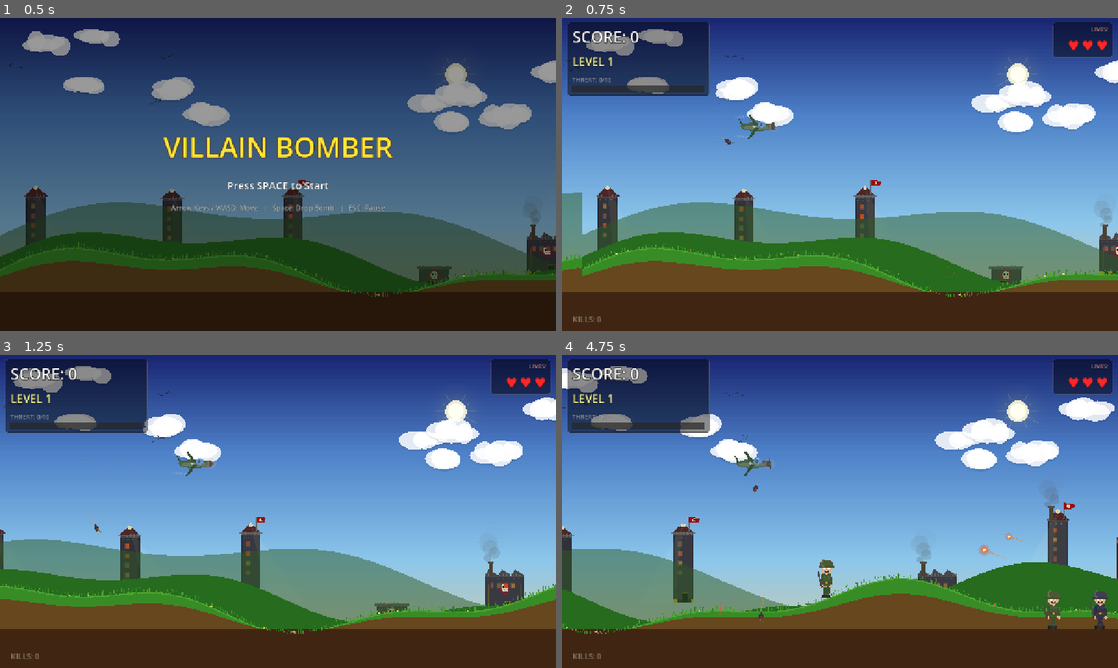
Above: before the commit, frames 1-4 (two rows, left to right).
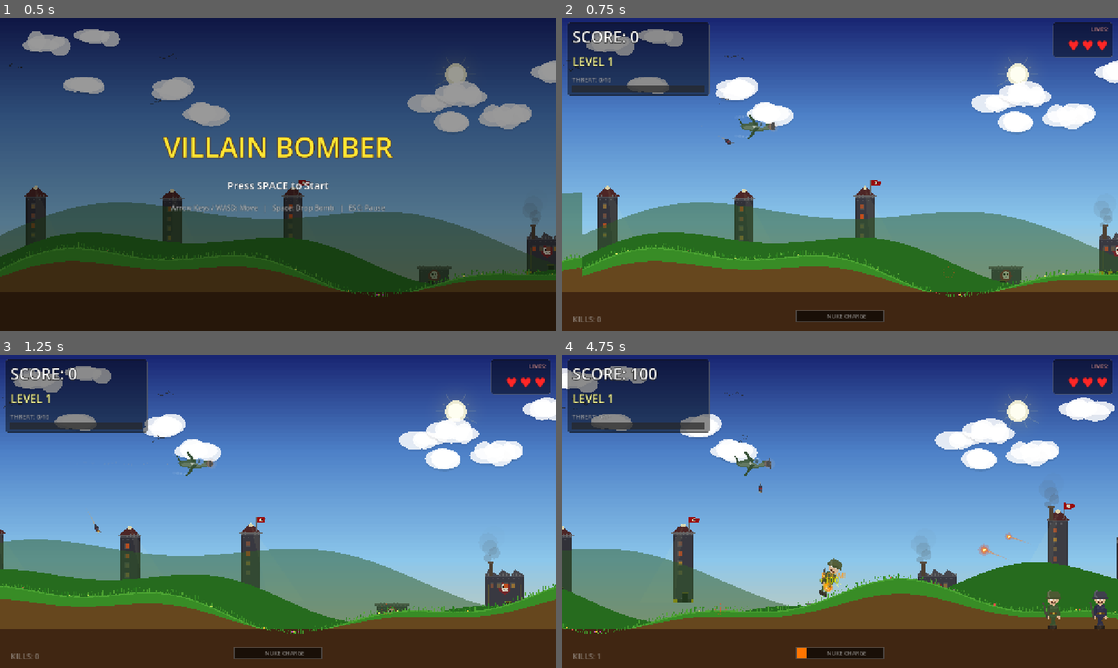
Above: after the commit, the same moments.

Repository: levarimoshe/villain-bomber
Game: Godot game, scene res://scenes/main/game.tscn
Same seed, same stepped clock (60 frames per second), same inputs: the game is played once before the commit and once after it.
Inputs:
- Up to frame 1 (0.5 s): no input
- Up to frame 2 (0.75 s): tap Space (drop_bomb) at 0.5 s; hold Right (move_right) from 0.53 s (still down); hold Space (drop_bomb) from 0.53 s (still down)
- Up to frame 3 (1.25 s): keep holding Right (move_right); keep holding Space (drop_bomb); tap Enter (ui_accept) at 0.77, 1.07 s
- Up to frame 4 (4.75 s): release Right (move_right) at 1.28 s; release Space (drop_bomb) at 1.28 s; hold Down (move_down) 1.28-2.03 s; tap Space (drop_bomb) at 1.35, 2.85, 4.35 s; tap Enter (ui_accept) at 1.52, 1.82, 3.02, 3.32, 3.77, 4.07, 4.52 s; hold Right (move_right) 2.03-2.78 s; hold Space (drop_bomb) 2.03-2.78 s; hold Up (move_up) 2.78-3.53 s; hold Space (drop_bomb) 3.53-4.28 s; hold Left (move_left) from 3.53 s (still down)

Frame 1 is identical in both runs. In frame 2, 0.6% of the frame differs, in the area x 42-58%, y 93-98%; in frame 3, 0.6%; in frame 4, 1.1%, in the area x 6-58%, y 4-98%.

Commit message:
Homing bombs, nuke charge meter, massive charged explosion
Homing bombs:
- All bombs gently steer toward the nearest villain below them
- Subtle guidance makes aiming easier and more satisfying
- Bombs curve toward targets within 400px range

Nuke charge system:
- Kill bar at bottom center fills with each kill (~8 kills to charge)
- Bar goes from orange to red as it fills
- When FULL: bar pulses with glowing nuke icon + "NUKE READY!"
- Hold RIGHT to fly fast, then press SPACE to drop the nuke
- Nuke bomb: 1.5x bigger, red glowing aura, radiation symbol
- Nuke explosion: 3x scale, 250px blast radius
- Kills everything in massive area (5-10 villains easily)
- Huge screen shake, massive fire on ground
- Meter resets after use — charge it up again

Co-Authored-By: Claude Opus 4.6 (1M context) <noreply@anthropic.com>

Diff:
--- a/autoloads/game_state.gd
+++ b/autoloads/game_state.gd
@@ -20,6 +20,13 @@
 var rapid_fire_timer: float = 0.0
 var has_mega_bomb: bool = false
 var mega_bomb_timer: float = 0.0
+
+# ---- Nuke charge ----
+var nuke_charge: float = 0.0  # 0.0 to 1.0
+var nuke_ready: bool = false
+const NUKE_CHARGE_PER_KILL: float = 0.12  # ~8 kills to fully charge
+const NUKE_BLAST_RADIUS: float = 250.0
+const NUKE_SCALE: float = 3.0
 
 # ---- Invulnerability ----
 var is_invulnerable: bool = false
@@ -88,6 +95,8 @@
 	total_bombs_dropped = 0
 	combo_count = 0
 	combo_timer = 0.0
+	nuke_charge = 0.0
+	nuke_ready = false
 	has_shield = false
 	has_rapid_fire = false
 	has_mega_bomb = false
@@ -117,6 +126,16 @@
 	Events.combo_updated.emit(combo_count, mult)
 	if mult >= 2:
 		SoundManager.play_combo()
+	# Charge the nuke meter
+	if not nuke_ready:
+		nuke_charge = minf(nuke_charge + NUKE_CHARGE_PER_KILL, 1.0)
+		if nuke_charge >= 1.0:
+			nuke_ready = true
+
+
+func use_nuke() -> void:
+	nuke_charge = 0.0
+	nuke_ready = false
 
 
 func get_combo_multiplier() -> int:
--- a/scenes/bomb/bomb.gd
+++ b/scenes/bomb/bomb.gd
@@ -1,11 +1,13 @@
 extends Area2D
 
 const GRAVITY: float = 420.0
+const HOMING_STRENGTH: float = 1.8
 
 var initial_velocity: Vector2 = Vector2.ZERO
 var current_velocity: Vector2 = Vector2.ZERO
 var trail_points: Array = []
-var speed_scale: float = 1.0  # Bigger = bigger explosion
+var speed_scale: float = 1.0
+var is_nuke: bool = false  # Super charged bomb
 
 
 func _ready() -> void:
@@ -17,12 +19,24 @@
 func _physics_process(delta: float) -> void:
 	if GameState.game_phase == &"paused":
 		return
+
 	current_velocity.y += GRAVITY * delta
+
+	# Homing — gently steer toward nearest villain
+	var nearest_villain: Node2D = _find_nearest_villain()
+	if nearest_villain and current_velocity.y > 0:
+		var to_villain: Vector2 = nearest_villain.global_position - global_position
+		var desired_dir: Vector2 = to_villain.normalized()
+		var current_dir: Vector2 = current_velocity.normalized()
+		var steer: Vector2 = (desired_dir - current_dir) * HOMING_STRENGTH
+		current_velocity += steer * current_velocity.length() * delta
+
 	position += current_velocity * delta
 	rotation = current_velocity.angle() + PI / 2.0
 
 	trail_points.append(Vector2(global_position.x, global_position.y))
-	if trail_points.size() > 12:
+	var max_trail: int = 12 if not is_nuke else 20
+	if trail_points.size() > max_trail:
 		trail_points.remove_at(0)
 
 	$BombVisual.queue_redraw()
@@ -31,11 +45,29 @@
 		queue_free()
 
 
+func _find_nearest_villain() -> Node2D:
+	var best: Node2D = null
+	var best_dist: float = 400.0  # Max homing range
+	for villain in get_tree().get_nodes_in_group(&"villains"):
+		if not is_instance_valid(villain):
+			continue
+		if villain.get("is_dying") == true:
+			continue
+		# Only home toward villains below and ahead
+		if villain.global_position.y < global_position.y:
+			continue
+		var dist: float = global_position.distance_to(villain.global_position)
+		if dist < best_dist:
+			best_dist = dist
+			best = villain
+	return best
+
+
 func _on_body_entered(body: Node2D) -> void:
 	if body.is_in_group(&"ground"):
+		GameState.set_meta(&"last_bomb_scale", speed_scale)
+		GameState.set_meta(&"last_bomb_nuke", is_nuke)
 		Events.bomb_hit_ground.emit(global_position)
-		# Store speed_scale on the game for the explosion to use
-		GameState.set_meta(&"last_bomb_scale", speed_scale)
 		queue_free()
 
 
@@ -43,4 +75,5 @@
 	if area.is_in_group(&"villains") and area.has_method("hit_by_bomb"):
 		area.hit_by_bomb()
 		GameState.set_meta(&"last_bomb_scale", speed_scale)
+		GameState.set_meta(&"last_bomb_nuke", is_nuke)
 		queue_free()
--- a/scenes/bomb/bomb_draw.gd
+++ b/scenes/bomb/bomb_draw.gd
@@ -8,55 +8,69 @@
 
 
 func _draw() -> void:
+	var is_nuke: bool = false
+	if parent_bomb:
+		is_nuke = parent_bomb.is_nuke
+
+	# === NUKE GLOW (pulsing aura around the bomb) ===
+	if is_nuke:
+		var pulse: float = 0.7 + 0.3 * sin(Time.get_ticks_msec() * 0.012)
+		_draw_ellipse(Vector2.ZERO, 18.0 * pulse, 18.0 * pulse, Color(1.0, 0.2, 0.0, 0.15))
+		_draw_ellipse(Vector2.ZERO, 12.0 * pulse, 12.0 * pulse, Color(1.0, 0.4, 0.0, 0.25))
+		_draw_ellipse(Vector2.ZERO, 7.0 * pulse, 7.0 * pulse, Color(1.0, 0.7, 0.1, 0.35))
+
 	# === TRAIL ===
 	if parent_bomb and parent_bomb.trail_points.size() > 1:
 		for i in range(parent_bomb.trail_points.size() - 1):
 			var from_world: Vector2 = parent_bomb.trail_points[i]
 			var to_world: Vector2 = parent_bomb.trail_points[i + 1]
-			# Convert to local space (undo rotation)
 			var from_local: Vector2 = (from_world - parent_bomb.global_position).rotated(-parent_bomb.rotation)
 			var to_local: Vector2 = (to_world - parent_bomb.global_position).rotated(-parent_bomb.rotation)
 			var t: float = float(i) / float(parent_bomb.trail_points.size())
 			var alpha: float = t * 0.5
 			var width: float = 1.0 + t * 2.0
-			draw_line(from_local, to_local, Color(1.0, 0.6, 0.1, alpha), width)
+			var trail_color := Color(1.0, 0.6, 0.1, alpha) if not is_nuke else Color(1.0, 0.2, 0.0, alpha * 1.3)
+			draw_line(from_local, to_local, trail_color, width * (1.5 if is_nuke else 1.0))
 
 	# === BOMB BODY ===
-	var body_color := Color(0.2, 0.2, 0.25)
+	var body_color := Color(0.2, 0.2, 0.25) if not is_nuke else Color(0.4, 0.12, 0.08)
+	var sc: float = 1.0 if not is_nuke else 1.5
 
-	# Main body
-	_draw_ellipse(Vector2.ZERO, 5.0, 7.0, body_color)
-
-	# Highlight
-	_draw_ellipse(Vector2(-1.5, -1), 2.0, 3.0, Color(0.5, 0.5, 0.55, 0.4))
+	_draw_ellipse(Vector2.ZERO, 5.0 * sc, 7.0 * sc, body_color)
+	_draw_ellipse(Vector2(-1.5 * sc, -1 * sc), 2.0 * sc, 3.0 * sc, Color(0.5, 0.5, 0.55, 0.4))
 
 	# Nose cone
 	draw_colored_polygon(PackedVector2Array([
-		Vector2(-3.5, 5), Vector2(3.5, 5), Vector2(0, 13)
+		Vector2(-3.5 * sc, 5 * sc), Vector2(3.5 * sc, 5 * sc), Vector2(0, 13 * sc)
 	]), body_color.lightened(0.05))
 
 	# Tail fins
 	draw_colored_polygon(PackedVector2Array([
-		Vector2(-2, -6), Vector2(0, -6), Vector2(-7, -13), Vector2(-4, -7)
+		Vector2(-2 * sc, -6 * sc), Vector2(0, -6 * sc), Vector2(-7 * sc, -13 * sc), Vector2(-4 * sc, -7 * sc)
 	]), Color(0.35, 0.35, 0.38))
 	draw_colored_polygon(PackedVector2Array([
-		Vector2(0, -6), Vector2(2, -6), Vector2(7, -13), Vector2(4, -7)
+		Vector2(0, -6 * sc), Vector2(2 * sc, -6 * sc), Vector2(7 * sc, -13 * sc), Vector2(4 * sc, -7 * sc)
 	]), Color(0.35, 0.35, 0.38))
-	# Center fin
 	draw_colored_polygon(PackedVector2Array([
-		Vector2(-1, -6), Vector2(1, -6), Vector2(0, -11)
+		Vector2(-1 * sc, -6 * sc), Vector2(1 * sc, -6 * sc), Vector2(0, -11 * sc)
 	]), Color(0.3, 0.3, 0.35))
 
-	# Fuse spark with flicker
-	var spark_pos := Vector2(0, -7)
+	# Fuse spark
+	var spark_pos := Vector2(0, -7 * sc)
 	var flicker: float = 0.5 + 0.5 * sin(Time.get_ticks_msec() * 0.03)
-	# Glow
-	_draw_ellipse(spark_pos, 4.0, 4.0, Color(1.0, 0.5, 0.0, flicker * 0.3))
-	_draw_ellipse(spark_pos, 2.5, 2.5, Color(1.0, 0.7, 0.1, flicker * 0.6))
-	_draw_ellipse(spark_pos, 1.2, 1.2, Color(1.0, 1.0, 0.5, flicker))
+	_draw_ellipse(spark_pos, 4.0 * sc, 4.0 * sc, Color(1.0, 0.5, 0.0, flicker * 0.3))
+	_draw_ellipse(spark_pos, 2.5 * sc, 2.5 * sc, Color(1.0, 0.7, 0.1, flicker * 0.6))
+	_draw_ellipse(spark_pos, 1.2 * sc, 1.2 * sc, Color(1.0, 1.0, 0.5, flicker))
 
-	# Red stripe on body
-	draw_line(Vector2(-4, 1), Vector2(4, 1), Color(0.7, 0.1, 0.1, 0.6), 1.5)
+	# Stripe
+	var stripe_color := Color(0.7, 0.1, 0.1, 0.6) if not is_nuke else Color(1.0, 0.8, 0.0, 0.8)
+	draw_line(Vector2(-4 * sc, 1 * sc), Vector2(4 * sc, 1 * sc), stripe_color, 1.5 * sc)
+
+	# Nuke symbol on body
+	if is_nuke:
+		# Radiation symbol (simplified)
+		draw_line(Vector2(-3, -2), Vector2(3, -2), Color(1, 0.9, 0, 0.8), 1.5)
+		draw_line(Vector2(0, -4), Vector2(0, 0), Color(1, 0.9, 0, 0.8), 1.5)
 
 
 func _draw_ellipse(center: Vector2, rx: float, ry: float, color: Color) -> void:
--- a/scenes/main/game.gd
+++ b/scenes/main/game.gd
@@ -188,11 +188,16 @@
 	var bomb_scale: float = 1.0
 	if GameState.has_meta(&"last_bomb_scale"):
 		bomb_scale = GameState.get_meta(&"last_bomb_scale")
+	var was_nuke: bool = false
+	if GameState.has_meta(&"last_bomb_nuke"):
+		was_nuke = GameState.get_meta(&"last_bomb_nuke")
 
 	_spawn_explosion(pos, bomb_scale)
 
-	# Blast radius scales with speed AND mega bomb
+	# Nuke gets massive radius, otherwise normal scaling
 	var base_radius: float = 65.0 if not GameState.has_mega_bomb else 130.0
+	if was_nuke:
+		base_radius = GameState.NUKE_BLAST_RADIUS
 	var blast_radius: float = base_radius * bomb_scale
 	for villain in villains_container.get_children():
 		if villain.has_method("hit_by_bomb") and not villain.is_dying:
--- a/scenes/player/player_plane.gd
+++ b/scenes/player/player_plane.gd
@@ -64,7 +64,12 @@
 	# Bomb input — respect rapid fire power-up
 	var cooldown_ready: bool = can_drop_bomb or GameState.has_rapid_fire
 	if Input.is_action_just_pressed(&"drop_bomb") and cooldown_ready:
-		_drop_bomb()
+		# Check if nuke is ready AND we're going fast
+		var going_fast: bool = velocity.x > 350.0
+		if GameState.nuke_ready and going_fast:
+			_drop_nuke()
+		else:
+			_drop_bomb()
 
 	# Calculate crosshair position (where bomb would land)
 	_update_crosshair()
@@ -108,6 +113,19 @@
 	SoundManager.play_bomb_drop()
 
 
+func _drop_nuke() -> void:
+	can_drop_bomb = false
+	bomb_cooldown.start()
+	GameState.use_nuke()
+	var bomb := BombScene.instantiate()
+	bomb.global_position = bomb_drop_point.global_position
+	bomb.initial_velocity = Vector2(velocity.x * 0.8, 30.0)
+	bomb.speed_scale = GameState.NUKE_SCALE
+	bomb.is_nuke = true
+	Events.bomb_dropped.emit(bomb)
+	SoundManager.play_bomb_drop()
+
+
 func _update_crosshair() -> void:
 	# Simulate bomb trajectory to find landing point
 	var bomb_pos := bomb_drop_point.global_position
--- a/scenes/ui/hud.gd
+++ b/scenes/ui/hud.gd
@@ -65,6 +65,9 @@
 	if GameState.has_mega_bomb:
 		_draw_power_status(Vector2(status_x, status_y), "MEGA", Color(1, 0.2, 0.1), GameState.mega_bomb_timer / 8.0)
 
+	# === NUKE CHARGE METER (bottom center) ===
+	_draw_nuke_meter()
+
 	# === KILL COUNTER (bottom left) ===
 	var font2: Font = ThemeDB.fallback_font
 	var kill_text: String = "KILLS: %d" % GameState.total_villains_killed
@@ -152,6 +155,58 @@
 	pass
 
 
+func _draw_nuke_meter() -> void:
+	var bar_w: float = 200.0
+	var bar_h: float = 22.0
+	var bar_x: float = size.x / 2.0 - bar_w / 2.0
+	var bar_y: float = size.y - 45.0
+	var charge: float = GameState.nuke_charge
+	var ready: bool = GameState.nuke_ready
+
+	# Background
+	draw_rect(Rect2(bar_x - 2, bar_y - 2, bar_w + 4, bar_h + 4), Color(0, 0, 0, 0.6))
+
+	# Fill — orange to red gradient
+	if charge > 0:
+		var fill_color := Color(1, 0.5, 0.0).lerp(Color(1, 0.15, 0.0), charge)
+		draw_rect(Rect2(bar_x, bar_y, bar_w * charge, bar_h), fill_color)
+
+	# Border
+	var border_color := Color(0.5, 0.5, 0.5, 0.5)
+	if ready:
+		var pulse: float = 0.5 + 0.5 * sin(warning_flash * 6.0)
+		border_color = Color(1, 0.3, 0.0, pulse)
+	draw_rect(Rect2(bar_x - 2, bar_y - 2, bar_w + 4, bar_h + 4), border_color, false, 2.0)
+
+	# Label
+	var font: Font = ThemeDB.fallback_font
+	if ready:
+		var pulse_alpha: float = 0.7 + 0.3 * sin(warning_flash * 6.0)
+		draw_string(font, Vector2(bar_x + 10, bar_y + 16), "NUKE READY! FLY FAST + BOMB!", HORIZONTAL_ALIGNMENT_LEFT, -1, 14, Color(1, 0.8, 0.1, pulse_alpha))
+	else:
+		draw_string(font, Vector2(bar_x + bar_w / 2 - 30, bar_y + 16), "NUKE CHARGE", HORIZONTAL_ALIGNMENT_LEFT, -1, 13, Color(0.8, 0.8, 0.8, 0.6))
+
+	# Nuke icon
+	if ready:
+		var icon_x: float = bar_x - 25
+		var icon_y: float = bar_y + bar_h / 2.0
+		var glow_pulse: float = 0.5 + 0.5 * sin(warning_flash * 5.0)
+		_draw_circle_at(Vector2(icon_x, icon_y), 12.0, Color(1, 0.3, 0, glow_pulse * 0.4))
+		_draw_circle_at(Vector2(icon_x, icon_y), 8.0, Color(1, 0.5, 0, glow_pulse * 0.7))
+		_draw_circle_at(Vector2(icon_x, icon_y), 4.0, Color(1, 0.9, 0.3, 1.0))
+
+
+func _draw_circle_at(pos: Vector2, radius: float, color: Color) -> void:
+	if radius < 0.5:
+		return
+	var points := PackedVector2Array()
+	var segs: int = 12
+	for i_c in range(segs + 1):
+		var a: float = float(i_c) / float(segs) * TAU
+		points.append(pos + Vector2(cos(a) * radius, sin(a) * radius))
+	draw_colored_polygon(points, color)
+
+
 func _update_escape_bar() -> void:
 	var fill: float = float(GameState.escapes_this_life) / float(GameState.ESCAPE_THRESHOLD)
 	escape_bar.scale.x = clampf(fill, 0.0, 1.0)
